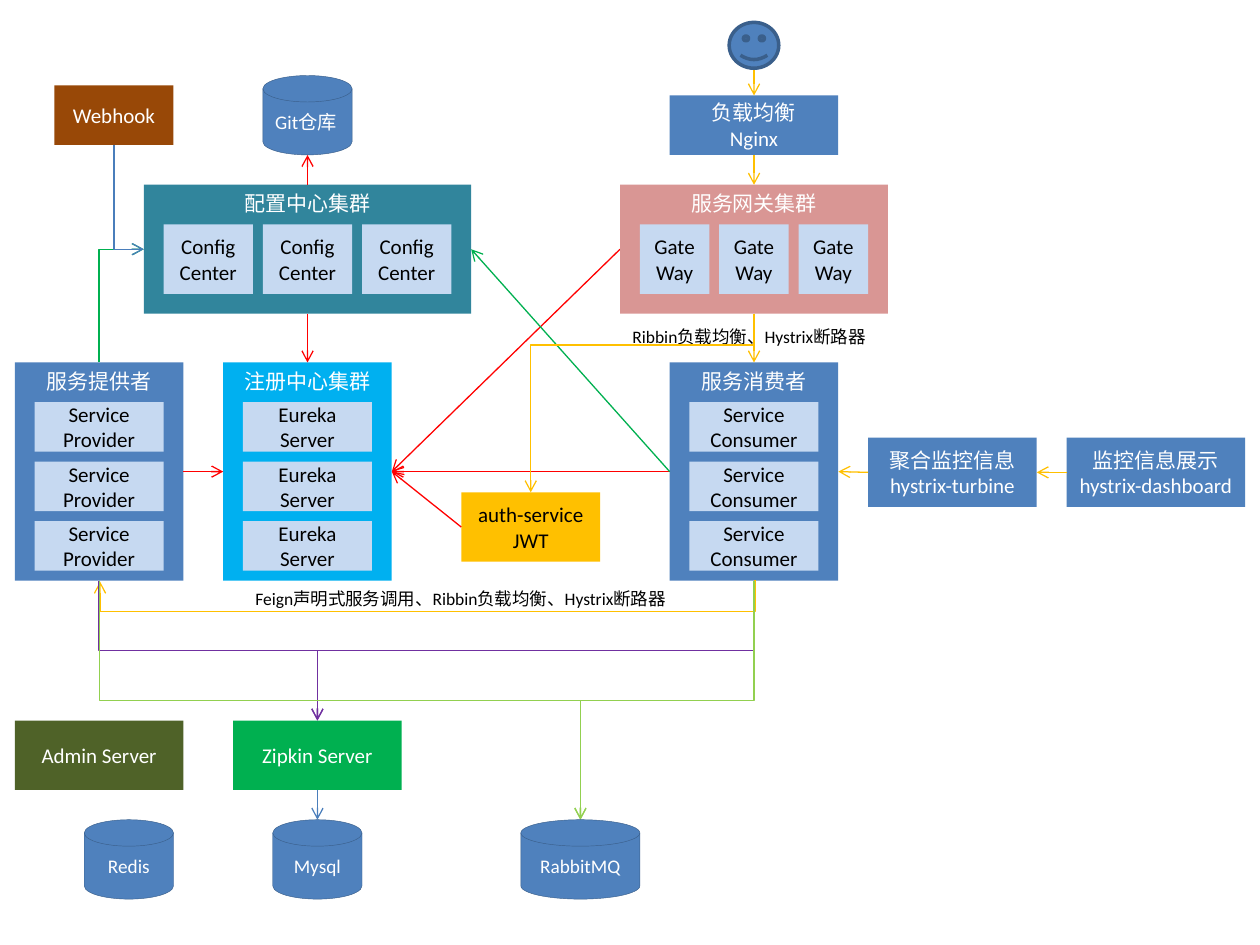
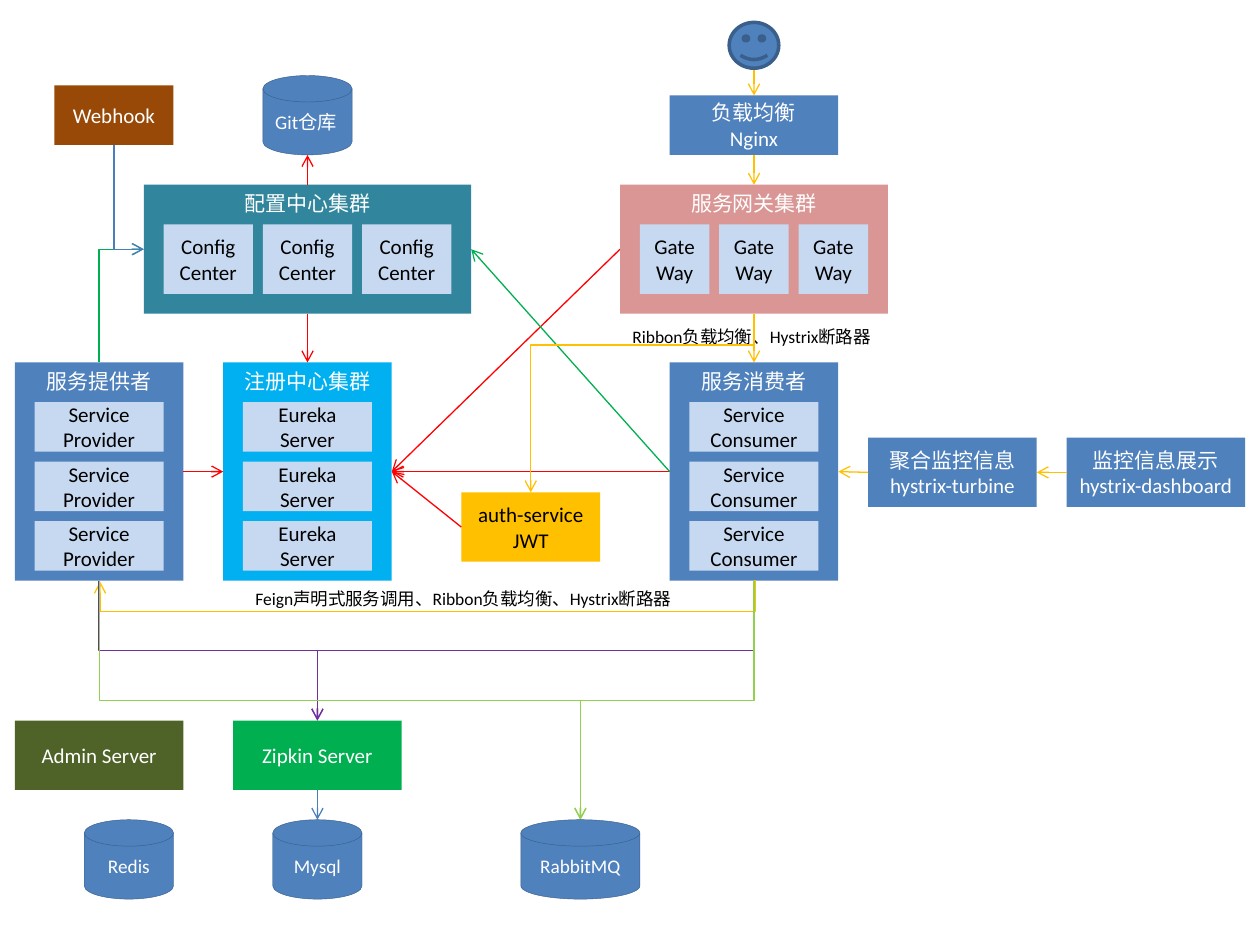
Before and after one commit to chenjuwen/springcloud, a slide deck: slide 1 of doc/架构图.pptx (slide 2 before the commit). Drawn at 1260x945 pixels with LibreOffice and Linux fonts; fonts in the diff are those of the drawing. Boxes give left, top, right and bottom in pixels: in the first picture for what was removed or moved away, otherwise in the second. Text is boxed around its words. In the diff, an @@ line names an element or a change of style, - is before the commit and + after.

```diff
--- a/doc/架构图.pptx
+++ b/doc/架构图.pptx
@@ text at (632, 329, 870, 348): text changed @@
-Ribbin负载均衡、Hystrix断路器
+Ribbon负载均衡、Hystrix断路器
@@ text at (255, 591, 671, 608): text changed @@
-Feign声明式服务调用、Ribbin负载均衡、Hystrix断路器
+Feign声明式服务调用、Ribbon负载均衡、Hystrix断路器
```
